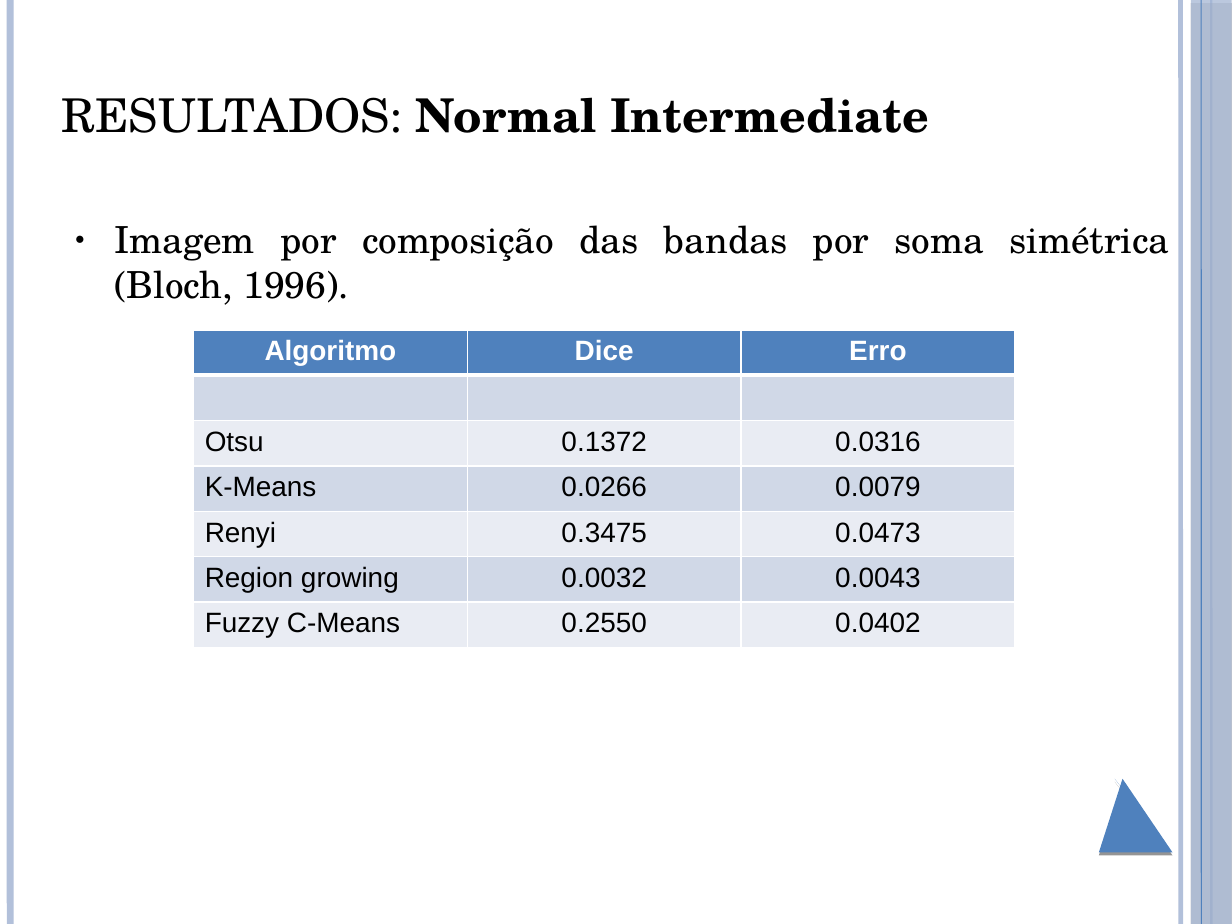
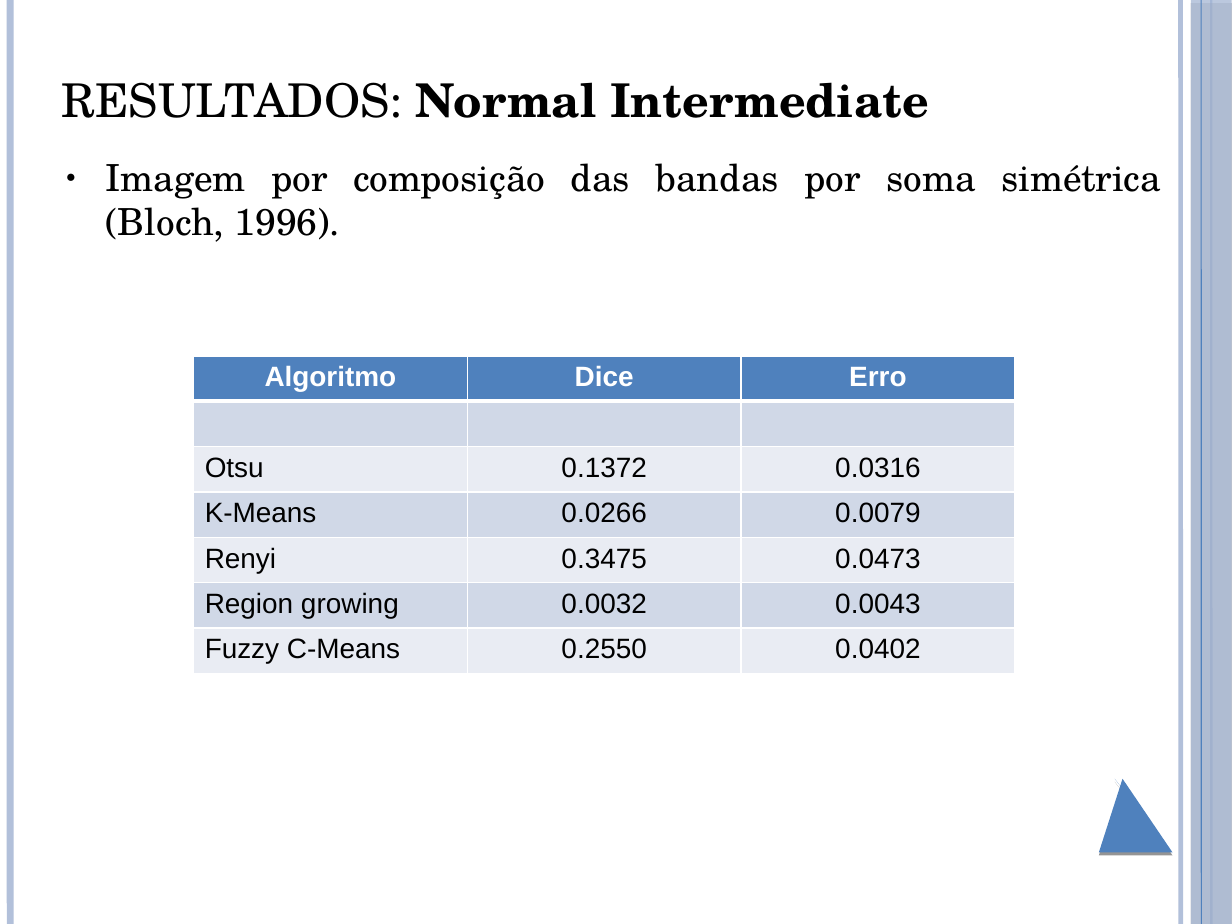
Before and after one commit to brunoliveira8/pdi, a slide deck: slide 21 of trabalho 6/apresentacao.pptx (slide 20 before the commit). Drawn at 1232x924 pixels with LibreOffice and Linux fonts; fonts in the diff are those of the drawing. Boxes give left, top, right and bottom in pixels: in the first picture for what was removed or moved away, otherwise in the second. Text is boxed around its words. In the diff, an @@ line names an element or a change of style, - is before the commit and + after.

```diff
--- a/trabalho 6/apresentacao.pptx
+++ b/trabalho 6/apresentacao.pptx
@@ title "RESULTADOS: Normal Intermediate" moved from (x1=62, y1=97, x2=929, y2=133) to (x1=62, y1=82, x2=929, y2=118) @@
@@ text "Imagem por composição das bandas ..." moved from (x1=114, y1=225, x2=1170, y2=305) to (x1=106, y1=163, x2=1161, y2=242) @@
@@ table moved from (x1=193, y1=330, x2=1015, y2=647) to (x1=193, y1=356, x2=1015, y2=673) @@
```
Also in this commit, not shown: 11 other slides changed, 3 slides added, 3 other files.
